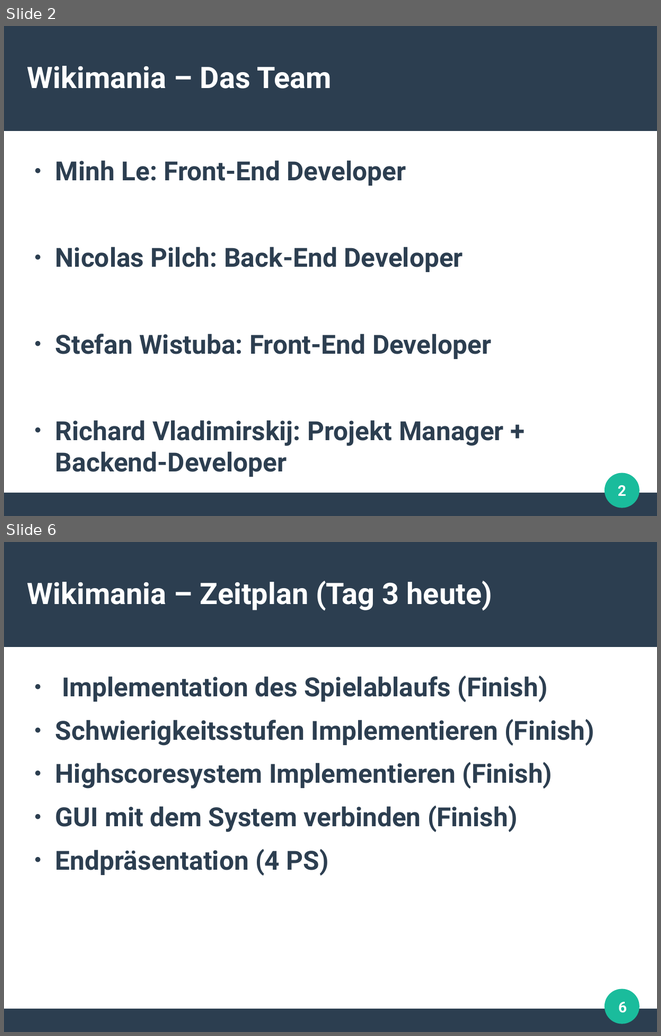
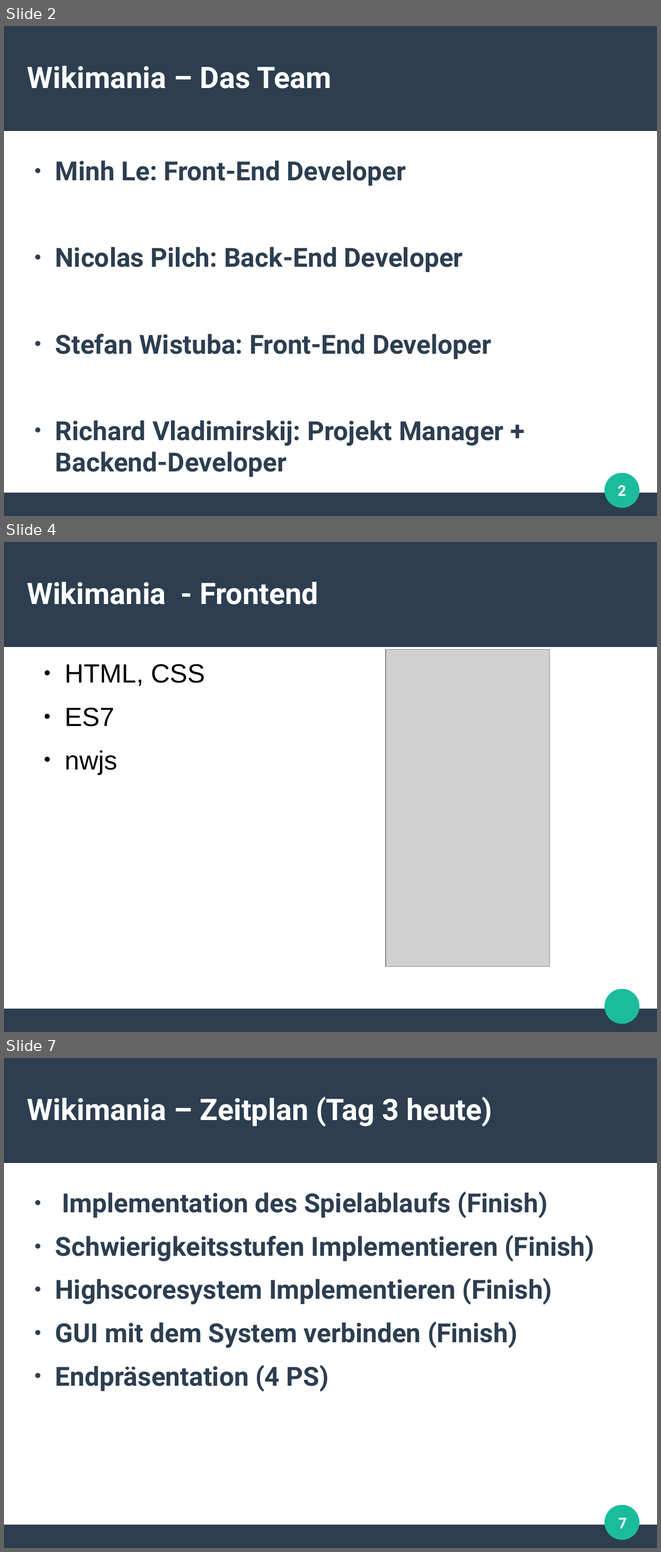
Before and after one commit to limecakeio/wikimania, a slide deck: Docs/StatusReport2.odp. Shown one above the other, each under a label of ours: slides 2 and 6 before the commit, slides 2, 4 and 7 after it; the slides between them are not shown. The pictures are 661x1036 and 661x1552 pixels, drawn with LibreOffice and Linux fonts; fonts in the diff are those of the drawing; grey boxes stand for pictures. Boxes give left, top, right and bottom in pixels: in the first picture for what was removed or moved away, otherwise in the second. Text is boxed around its words. In the diff, an @@ line names an element or a change of style, - is before the commit and + after.

```diff
--- a/Docs/StatusReport2.odp
+++ b/Docs/StatusReport2.odp
@@ slide 4 added at [4,542,657,1032], background #FFFFFF; not listed: 3 template elements that a slide beside it also shows @@
@@ title added at [27,582,318,605], 36 pt, text #FFFFFF, bold @@
+Wikimania - Frontend
@@ picture added at [386,649,550,966] @@
@@ text added at [64,664,205,774], 32 pt, text #000000 @@
+● HTML, CSS
+● ES7
+● nwjs
@@ what was slide 6 is now slide 7 @@
@@ page number at [618,1518,627,1528]: text changed @@
-6
+7
```
Also in this commit, not shown: 2 slides changed, 1 other slide added, 1 slide removed, 1 other file.
